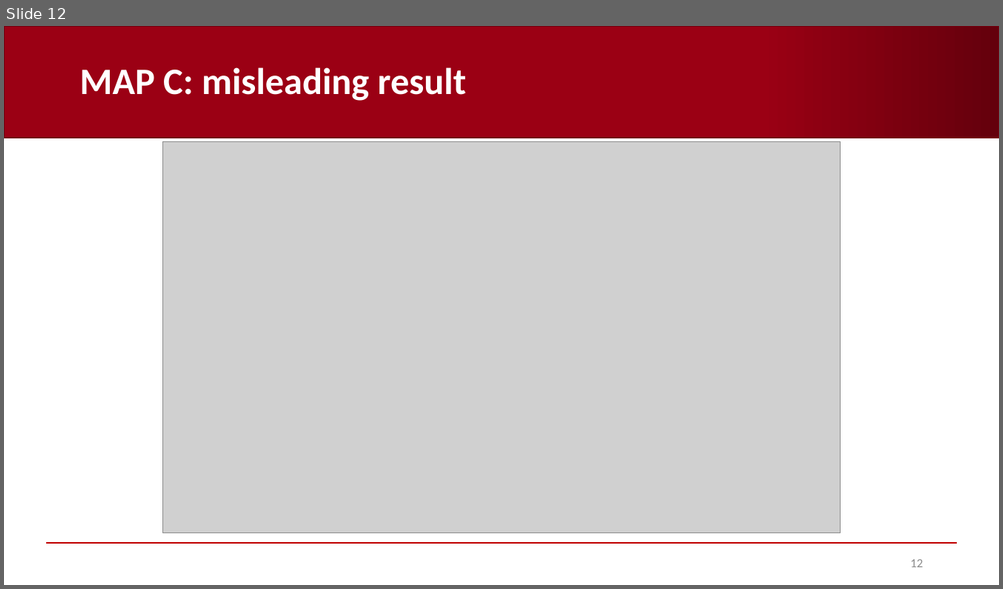
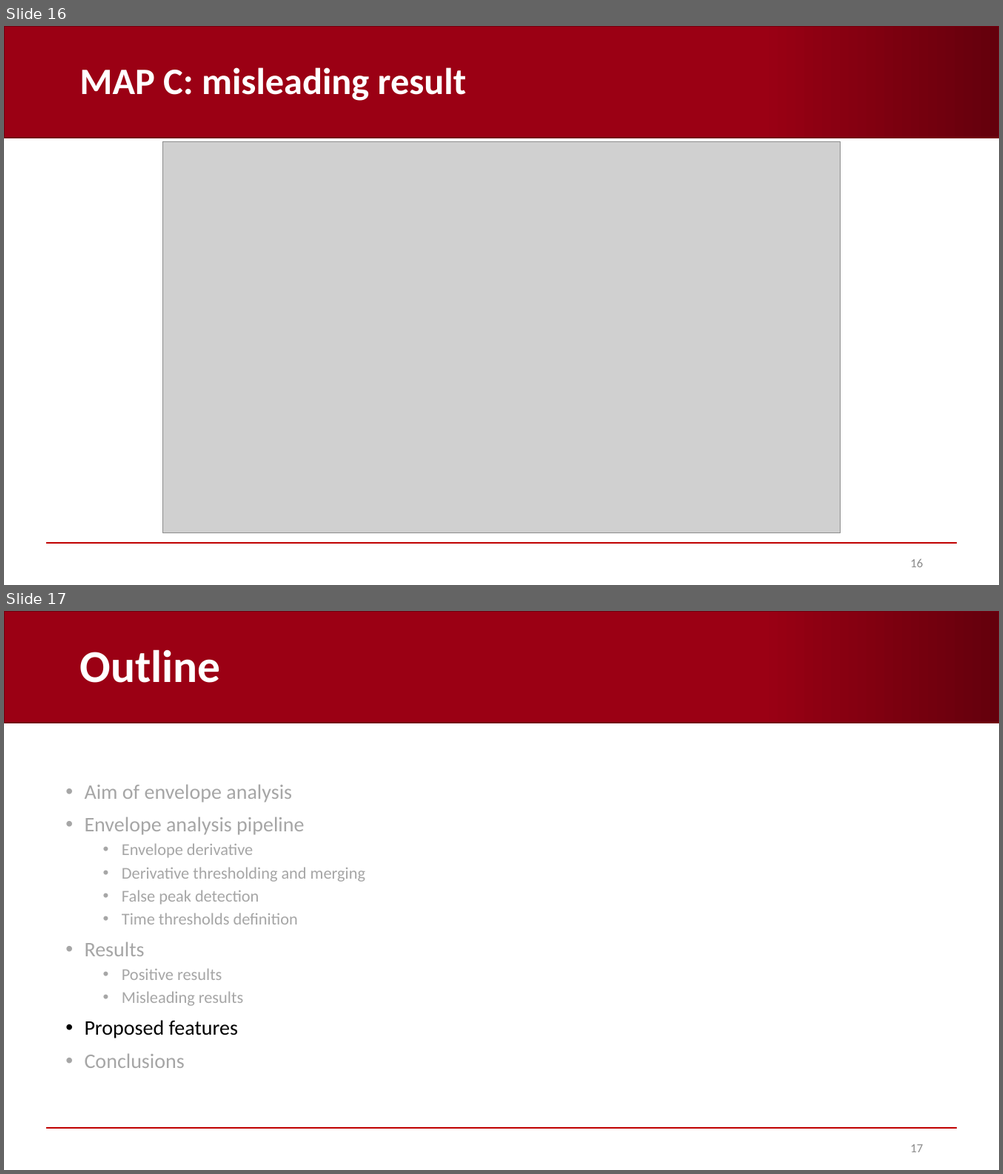
Before and after one commit to AndreaCorrado00/Tesi_magistrale_Corrado_Andrea, a slide deck: Documentation/7. Envelope analysis.pptx. Shown one above the other, each under a label of ours: slide 12 before the commit, slides 16 and 17 after it. The pictures are 1003x589 and 1003x1174 pixels, drawn with LibreOffice and Linux fonts; fonts in the diff are those of the drawing; grey boxes stand for pictures; background and template pictures are left out. Boxes give left, top, right and bottom in pixels: in the first picture for what was removed or moved away, otherwise in the second. Text is boxed around its words. In the diff, an @@ line names an element or a change of style, - is before the commit and + after.

```diff
--- a/Documentation/7. Envelope analysis.pptx
+++ b/Documentation/7. Envelope analysis.pptx
@@ slide 17 added at (x1=4, y1=611, x2=999, y2=1170), background #FFFFFF; not listed: 2 template elements that a slide beside it also shows @@
@@ title added at (x1=79, y1=649, x2=220, y2=683), 44 pt, text #FFFFFF, bold @@
+Outline
@@ text added at (x1=85, y1=784, x2=365, y2=1068), 16 pt, text #A6A6A6 @@
+• Aim of envelope analysis
+• Envelope analysis pipeline
+  • Envelope derivative
+  • Derivative thresholding and merging
+  • False peak detection
+  • Time thresholds definition
+• Results
+  • Positive results
+  • Misleading results
+• Proposed features
+• Conclusions
@@ page number added at (x1=910, y1=1145, x2=922, y2=1153), 12 pt, text #8C8C8C @@
+17
@@ what was slide 12 is now slide 16 @@
@@ page number at (x1=910, y1=560, x2=922, y2=568): text changed @@
-12
+16
```
Also in this commit, not shown: 2 slides changed, 10 other slides added, 16 other files.
